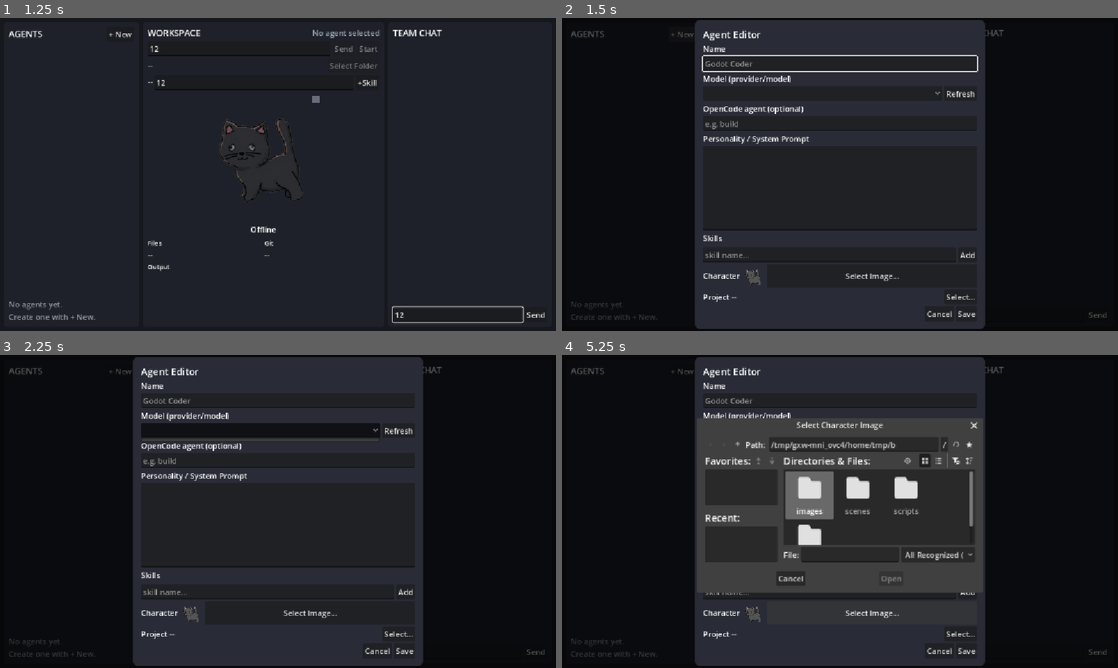
Above: before the commit, frames 1-4 (two rows, left to right).
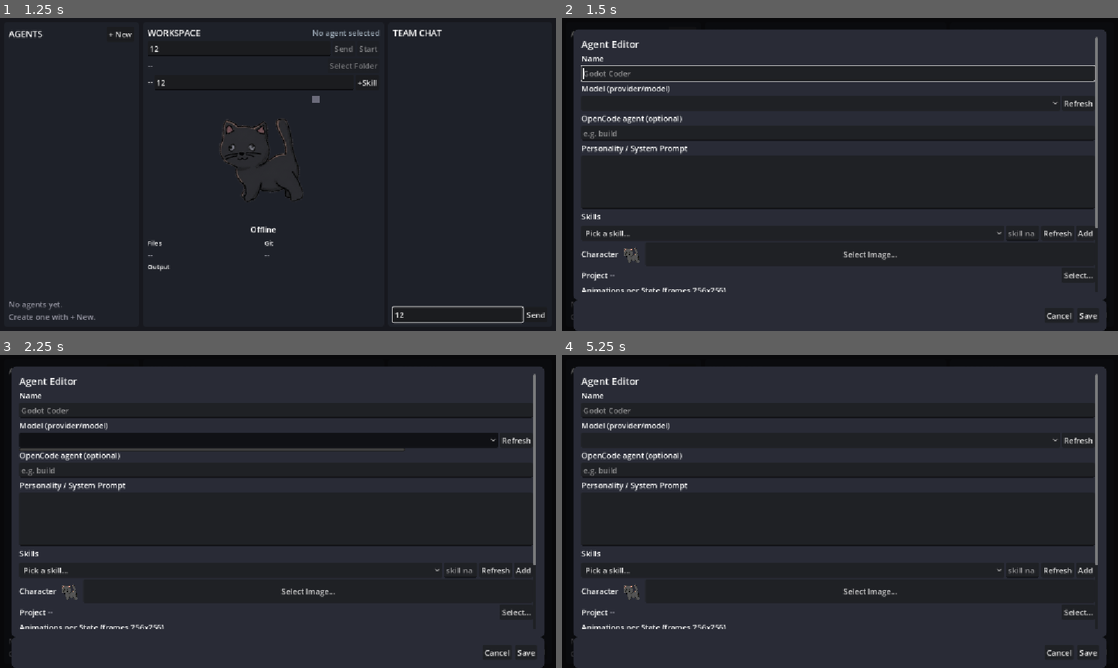
Above: after the commit, the same moments.

Repository: geraldb1996/my-agents
Game: Godot game, scene res://scenes/main/main.tscn
Two runs of this game, one before a commit and one after it. Both use one fixed random seed, a clock stepped at 60 frames per second and the inputs below.
Inputs (mouse positions are in pixels of both pictures, inside the frame that each line leads up to; where the layout moved, square brackets give the same spot in the first picture):
- Up to frame 1 (1.25 s): click (239, 49) at 0.52 s; type "12" at 0.6 s; click (255, 83) at 0.75 s; type "12" at 0.83 s; click (455, 315) at 0.98 s; type "12" at 1.07 s
- Up to frame 2 (1.5 s): click "+ New" at 1.25 s
- Up to frame 3 (2.25 s): click (261, 439) [261, 430] at 2 s
- Up to frame 4 (5.25 s): click "Refresh" at 2.75 s; click "Add" at 3.5 s; click (789, 570) at 4.25 s, where only the run after the commit has a clickable "Pick a skill..."; click "Select Image..." at 5 s

Frame 1 is identical in both runs. In frame 2, 30% of the frame differs, in the area x 2-98%, y 0-100%; in frame 3, 32%; in frame 4, 41%.

Commit message:
adding default agent

Diff:
--- a/project.godot
+++ b/project.godot
@@ -20,6 +20,7 @@
 EventBus="*res://scripts/autoload/event_bus.gd"
 ProfileStore="*res://scripts/autoload/profile_store.gd"
 ModelCatalog="*res://scripts/autoload/model_catalog.gd"
+SkillCatalog="*res://scripts/autoload/skill_catalog.gd"
 AgentManager="*res://scripts/autoload/agent_manager.gd"
 
 [display]
--- a/scenes/ui/agent_editor.tscn
+++ b/scenes/ui/agent_editor.tscn
@@ -38,128 +38,139 @@
 
 [node name="Dialog" type="PanelContainer" parent="."]
 layout_mode = 1
-anchors_preset = 8
-anchor_left = 0.5
-anchor_top = 0.5
-anchor_right = 0.5
-anchor_bottom = 0.5
-offset_left = -300.0
-offset_top = -320.0
-offset_right = 300.0
-offset_bottom = 320.0
+anchors_preset = 15
+anchor_right = 1.0
+anchor_bottom = 1.0
+offset_left = 24.0
+offset_top = 24.0
+offset_right = -24.0
+offset_bottom = -64.0
 grow_horizontal = 2
 grow_vertical = 2
 theme_override_styles/panel = SubResource("sb_dialog")
 
-[node name="Form" type="VBoxContainer" parent="Dialog"]
-layout_mode = 2
-
-[node name="Title" type="Label" parent="Dialog/Form"]
+[node name="Scroll" type="ScrollContainer" parent="Dialog"]
+layout_mode = 2
+size_flags_vertical = 3
+
+[node name="Form" type="VBoxContainer" parent="Dialog/Scroll"]
+layout_mode = 2
+size_flags_horizontal = 3
+
+[node name="Title" type="Label" parent="Dialog/Scroll/Form"]
 layout_mode = 2
 theme_override_font_sizes/font_size = 20
 text = "Agent Editor"
 
-[node name="NameLabel" type="Label" parent="Dialog/Form"]
+[node name="NameLabel" type="Label" parent="Dialog/Scroll/Form"]
 layout_mode = 2
 text = "Name"
 
-[node name="NameEdit" type="LineEdit" parent="Dialog/Form"]
+[node name="NameEdit" type="LineEdit" parent="Dialog/Scroll/Form"]
 unique_name_in_owner = true
 layout_mode = 2
 placeholder_text = "Godot Coder"
 
-[node name="ModelLabel" type="Label" parent="Dialog/Form"]
+[node name="ModelLabel" type="Label" parent="Dialog/Scroll/Form"]
 layout_mode = 2
 text = "Model (provider/model)"
 
-[node name="ModelRow" type="HBoxContainer" parent="Dialog/Form"]
-layout_mode = 2
-
-[node name="ModelSelect" type="OptionButton" parent="Dialog/Form/ModelRow"]
-unique_name_in_owner = true
-layout_mode = 2
-size_flags_horizontal = 3
-
-[node name="ModelRefreshButton" type="Button" parent="Dialog/Form/ModelRow"]
+[node name="ModelRow" type="HBoxContainer" parent="Dialog/Scroll/Form"]
+layout_mode = 2
+
+[node name="ModelSelect" type="OptionButton" parent="Dialog/Scroll/Form/ModelRow"]
+unique_name_in_owner = true
+layout_mode = 2
+size_flags_horizontal = 3
+
+[node name="ModelRefreshButton" type="Button" parent="Dialog/Scroll/Form/ModelRow"]
 unique_name_in_owner = true
 layout_mode = 2
 text = "Refresh"
 
-[node name="ModelCustomEdit" type="LineEdit" parent="Dialog/Form"]
+[node name="ModelCustomEdit" type="LineEdit" parent="Dialog/Scroll/Form"]
 unique_name_in_owner = true
 visible = false
 layout_mode = 2
 placeholder_text = "provider/model custom..."
 
-[node name="OpenCodeAgentLabel" type="Label" parent="Dialog/Form"]
+[node name="OpenCodeAgentLabel" type="Label" parent="Dialog/Scroll/Form"]
 layout_mode = 2
 text = "OpenCode agent (optional)"
 
-[node name="OpenCodeAgentEdit" type="LineEdit" parent="Dialog/Form"]
+[node name="OpenCodeAgentEdit" type="LineEdit" parent="Dialog/Scroll/Form"]
 unique_name_in_owner = true
 layout_mode = 2
 placeholder_text = "e.g. build"
 
-[node name="PersonalityLabel" type="Label" parent="Dialog/Form"]
+[node name="PersonalityLabel" type="Label" parent="Dialog/Scroll/Form"]
 layout_mode = 2
 text = "Personality / System Prompt"
 
-[node name="PersonalityEdit" type="TextEdit" parent="Dialog/Form"]
-unique_name_in_owner = true
-custom_minimum_size = Vector2(0, 90)
-layout_mode = 2
-size_flags_vertical = 3
-
-[node name="SkillsLabel" type="Label" parent="Dialog/Form"]
+[node name="PersonalityEdit" type="TextEdit" parent="Dialog/Scroll/Form"]
+unique_name_in_owner = true
+custom_minimum_size = Vector2(0, 110)
+layout_mode = 2
+
+[node name="SkillsLabel" type="Label" parent="Dialog/Scroll/Form"]
 layout_mode = 2
 text = "Skills"
 
-[node name="SkillsBox" type="VBoxContainer" parent="Dialog/Form"]
-unique_name_in_owner = true
-layout_mode = 2
-
-[node name="SkillAddRow" type="HBoxContainer" parent="Dialog/Form"]
-layout_mode = 2
-
-[node name="SkillInput" type="LineEdit" parent="Dialog/Form/SkillAddRow"]
-unique_name_in_owner = true
-layout_mode = 2
-size_flags_horizontal = 3
+[node name="SkillsBox" type="VBoxContainer" parent="Dialog/Scroll/Form"]
+unique_name_in_owner = true
+layout_mode = 2
+
+[node name="SkillAddRow" type="HBoxContainer" parent="Dialog/Scroll/Form"]
+layout_mode = 2
+
+[node name="SkillSelect" type="OptionButton" parent="Dialog/Scroll/Form/SkillAddRow"]
+unique_name_in_owner = true
+layout_mode = 2
+size_flags_horizontal = 3
+
+[node name="SkillInput" type="LineEdit" parent="Dialog/Scroll/Form/SkillAddRow"]
+unique_name_in_owner = true
+layout_mode = 2
 placeholder_text = "skill name..."
 
-[node name="AddSkillButton" type="Button" parent="Dialog/Form/SkillAddRow"]
+[node name="SkillRefreshButton" type="Button" parent="Dialog/Scroll/Form/SkillAddRow"]
+unique_name_in_owner = true
+layout_mode = 2
+text = "Refresh"
+
+[node name="AddSkillButton" type="Button" parent="Dialog/Scroll/Form/SkillAddRow"]
 unique_name_in_owner = true
 layout_mode = 2
 text = "Add"
 
-[node name="CharacterRow" type="HBoxContainer" parent="Dialog/Form"]
-layout_mode = 2
-
-[node name="CharacterLabel" type="Label" parent="Dialog/Form/CharacterRow"]
+[node name="CharacterRow" type="HBoxContainer" parent="Dialog/Scroll/Form"]
+layout_mode = 2
+
+[node name="CharacterLabel" type="Label" parent="Dialog/Scroll/Form/CharacterRow"]
 layout_mode = 2
 text = "Character"
 
-[node name="CharacterPreview" type="TextureRect" parent="Dialog/Form/CharacterRow"]
+[node name="CharacterPreview" type="TextureRect" parent="Dialog/Scroll/Form/CharacterRow"]
 unique_name_in_owner = true
 custom_minimum_size = Vector2(48, 48)
 layout_mode = 2
 expand_mode = 1
 stretch_mode = 6
 
-[node name="CharacterButton" type="Button" parent="Dialog/Form/CharacterRow"]
+[node name="CharacterButton" type="Button" parent="Dialog/Scroll/Form/CharacterRow"]
 unique_name_in_owner = true
 layout_mode = 2
 size_flags_horizontal = 3
 text = "Select Image..."
 
-[node name="ProjectRow" type="HBoxContainer" parent="Dialog/Form"]
-layout_mode = 2
-
-[node name="ProjectLabel2" type="Label" parent="Dialog/Form/ProjectRow"]
+[node name="ProjectRow" type="HBoxContainer" parent="Dialog/Scroll/Form"]
+layout_mode = 2
+
+[node name="ProjectLabel2" type="Label" parent="Dialog/Scroll/Form/ProjectRow"]
 layout_mode = 2
 text = "Project"
 
-[node name="ProjectLabel" type="Label" parent="Dialog/Form/ProjectRow"]
+[node name="ProjectLabel" type="Label" parent="Dialog/Scroll/Form/ProjectRow"]
 unique_name_in_owner = true
 layout_mode = 2
 modulate = Color(0.7, 0.7, 0.75, 1)
@@ -167,21 +178,49 @@
 size_flags_horizontal = 3
 text_overrun_behavior = 3
 
-[node name="ProjectButton" type="Button" parent="Dialog/Form/ProjectRow"]
+[node name="ProjectButton" type="Button" parent="Dialog/Scroll/Form/ProjectRow"]
 unique_name_in_owner = true
 layout_mode = 2
 text = "Select..."
 
-[node name="Actions" type="HBoxContainer" parent="Dialog/Form"]
+[node name="AnimationsLabel" type="Label" parent="Dialog/Scroll/Form"]
+layout_mode = 2
+text = "Animations per State (frames 256x256)"
+
+[node name="AnimScroll" type="ScrollContainer" parent="Dialog/Scroll/Form"]
+custom_minimum_size = Vector2(0, 170)
+layout_mode = 2
+
+[node name="AnimBox" type="VBoxContainer" parent="Dialog/Scroll/Form/AnimScroll"]
+unique_name_in_owner = true
+layout_mode = 2
+size_flags_horizontal = 3
+
+[node name="ActionsBar" type="PanelContainer" parent="."]
+layout_mode = 1
+anchors_preset = 12
+anchor_top = 1.0
+anchor_right = 1.0
+anchor_bottom = 1.0
+offset_left = 24.0
+offset_top = -64.0
+offset_right = -24.0
+offset_bottom = 0.0
+grow_horizontal = 2
+grow_vertical = 0
+theme_override_styles/panel = SubResource("sb_dialog")
+
+[node name="Actions" type="HBoxContainer" parent="ActionsBar"]
 layout_mode = 2
 alignment = 2
-
-[node name="CancelButton" type="Button" parent="Dialog/Form/Actions"]
+theme_override_constants/separation = 8
+
+[node name="CancelButton" type="Button" parent="ActionsBar/Actions"]
 unique_name_in_owner = true
 layout_mode = 2
 text = "Cancel"
 
-[node name="SaveButton" type="Button" parent="Dialog/Form/Actions"]
+[node name="SaveButton" type="Button" parent="ActionsBar/Actions"]
 unique_name_in_owner = true
 layout_mode = 2
 text = "Save"
@@ -198,3 +237,9 @@
 file_mode = 1
 access = 2
 title = "Select Project Folder"
+
+[node name="AnimDialog" type="FileDialog" parent="."]
+unique_name_in_owner = true
+file_mode = 1
+access = 2
+title = "Select Animation Frames Folder"
--- a/scripts/autoload/model_catalog.gd
+++ b/scripts/autoload/model_catalog.gd
@@ -18,12 +18,7 @@
 	if err != OK:
 		push_warning("opencode models failed with error %d" % err)
 		return
-	for raw in output:
-		var m := str(raw).strip_edges()
-		if m.is_empty() or m.find("/") == -1:
-			continue
-		models.append(m)
-	models.sort()
+	_collect_models(output)
 	loaded_once = true
 	models_loaded.emit()
 
@@ -38,11 +33,16 @@
 	models.clear()
 	if err != OK:
 		return
-	for raw in output:
-		var m := str(raw).strip_edges()
-		if m.is_empty() or m.find("/") == -1:
-			continue
-		models.append(m)
-	models.sort()
+	_collect_models(output)
 	loaded_once = true
 	models_loaded.emit()
+
+
+func _collect_models(output: Array) -> void:
+	for raw in output:
+		for part in str(raw).split("\n"):
+			var m := part.strip_edges()
+			if m.is_empty() or m.find("/") == -1:
+				continue
+			models.append(m)
+	models.sort()
--- /dev/null
+++ b/scripts/autoload/skill_catalog.gd
@@ -0,0 +1,31 @@
+extends Node
+
+signal skills_loaded
+
+var skills: Array[String] = []
+var loaded_once: bool = false
+var loading: bool = false
+
+
+func refresh() -> void:
+	if loading:
+		return
+	loading = true
+	skills.clear()
+	_scan_dir(OS.get_environment("HOME").path_join(".config/opencode/skills"))
+	_scan_dir(OS.get_environment("HOME").path_join(".agents/skills"))
+	_scan_dir(ProjectSettings.globalize_path("res://.opencode/skills"))
+	skills.sort()
+	loading = false
+	loaded_once = true
+	skills_loaded.emit()
+
+
+func _scan_dir(path: String) -> void:
+	var dir := DirAccess.open(path)
+	if dir == null:
+		return
+	for entry in dir.get_directories():
+		if FileAccess.file_exists(path.path_join(entry).path_join("SKILL.md")):
+			if not skills.has(entry):
+				skills.append(entry)
--- a/scripts/core/agent_profile.gd
+++ b/scripts/core/agent_profile.gd
@@ -6,12 +6,14 @@
 	"searching", "waiting", "question", "approval", "error", "success", "offline",
 ]
 
+const DEFAULT_CHARACTER := "res://images/agents/agent.png"
+
 @export var id: String = ""
 @export var name: String = "New Agent"
 @export var model: String = ""
 @export_multiline var personality: String = ""
 @export var skills: Array[String] = []
-@export var character: String = "res://images/agent1/agent.png"
+@export var character: String = DEFAULT_CHARACTER
 @export var animations: Dictionary = {}
 @export var opencode_agent: String = ""
 @export var project: String = ""
@@ -66,7 +68,7 @@
 	p.personality = str(data.get("personality", ""))
 	var raw_skills: Array = data.get("skills", [])
 	p.skills.assign(raw_skills)
-	p.character = str(data.get("character", "res://images/agent1/agent.png"))
+	p.character = str(data.get("character", DEFAULT_CHARACTER))
 	p.animations = data.get("animations", {})
 	p.opencode_agent = str(data.get("opencode_agent", ""))
 	p.project = str(data.get("project", ""))
--- a/scripts/ui/agent_editor.gd
+++ b/scripts/ui/agent_editor.gd
@@ -8,14 +8,19 @@
 @onready var personality_edit: TextEdit = %PersonalityEdit
 @onready var skills_box: VBoxContainer = %SkillsBox
 @onready var skill_input: LineEdit = %SkillInput
+@onready var skill_select: OptionButton = %SkillSelect
+@onready var anim_box: VBoxContainer = %AnimBox
+@onready var anim_dialog: FileDialog = %AnimDialog
 @onready var character_preview: TextureRect = %CharacterPreview
 @onready var character_dialog: FileDialog = %CharacterDialog
 @onready var project_label: Label = %ProjectLabel
 @onready var project_dialog: FileDialog = %ProjectDialog
 
 var _editing_id: String = ""
-var _character_path: String = "res://images/agent1/agent.png"
+var _character_path: String = AgentProfile.DEFAULT_CHARACTER
 var _project_path: String = ""
+var _animations: Dictionary = {}
+var _anim_dialog_state: String = ""
 
 
 func _ready() -> void:
@@ -29,12 +34,15 @@
 	%ModelRefreshButton.pressed.connect(_on_refresh_models_pressed)
 	model_select.item_selected.connect(_on_model_item_selected)
 	ModelCatalog.models_loaded.connect(_on_models_loaded)
+	%SkillRefreshButton.pressed.connect(_on_refresh_skills_pressed)
+	skill_select.item_selected.connect(_on_skill_item_selected)
+	SkillCatalog.skills_loaded.connect(_on_skills_loaded)
+	anim_dialog.dir_selected.connect(_on_anim_folder_selected)
 
 
 func open_new() -> void:
 	_editing_id = ""
 	_populate_defaults()
-	_ensure_catalog()
 
 
 func open_profile(profile: AgentProfile) -> void:
@@ -42,12 +50,14 @@
 	name_edit.text = profile.name
 	opencode_agent_edit.text = profile.opencode_agent
 	personality_edit.text = profile.personality
-	_character_path = profile.character if not profile.character.is_empty() else "res://images/agent1/agent.png"
+	_character_path = profile.character if not profile.character.is_empty() else AgentProfile.DEFAULT_CHARACTER
 	_project_path = profile.project
 	_refresh_skills(profile.skills)
+	_animations = profile.animations.duplicate(true)
+	_refresh_animation_rows()
 	_update_character_preview()
 	_update_project_label()
-	_ensure_catalog()
+	_ensure_catalogs()
 	_select_model(profile.model)
 	visible = true
 
@@ -56,21 +66,26 @@
 	name_edit.text = ""
 	opencode_agent_edit.text = ""
 	personality_edit.text = ""
-	_character_path = "res://images/agent1/agent.png"
+	_character_path = AgentProfile.DEFAULT_CHARACTER
 	_project_path = ""
 	_refresh_skills([])
+	_animations = {}
+	_refresh_animation_rows()
 	_update_character_preview()
 	_update_project_label()
 	_select_model("")
 	model_custom_edit.text = ""
 	model_custom_edit.visible = false
+	_ensure_catalogs()
 	visible = true
 	name_edit.grab_focus()
 
 
-func _ensure_catalog() -> void:
+func _ensure_catalogs() -> void:
 	if ModelCatalog.models.is_empty() and not ModelCatalog.loaded_once:
 		ModelCatalog.refresh()
+	if SkillCatalog.skills.is_empty() and not SkillCatalog.loaded_once:
+		SkillCatalog.refresh()
 
 
 func _on_models_loaded() -> void:
@@ -93,6 +108,8 @@
 
 func _select_model(model: String) -> void:
 	model_custom_edit.text = model
+	if model_select.item_count == 0:
+		return
 	if model.is_empty():
 		model_select.select(0)
 		model_custom_edit.visible = false
@@ -151,12 +168,46 @@
 
 
 func _on_add_skill_pressed() -> void:
-	var skill := skill_input.text.strip_edges()
+	var skill := _get_selected_skill()
 	if skill.is_empty():
 		return
 	_add_skill_row(skill)
 	skill_input.clear()
-	skill_input.grab_focus()
+
+
+func _get_selected_skill() -> String:
+	if skill_select.selected <= 0:
+		return skill_input.text.strip_edges()
+	var custom_idx := SkillCatalog.skills.size() + 1
+	if skill_select.selected == custom_idx:
+		return skill_input.text.strip_edges()
+	return skill_select.get_item_text(skill_select.selected)
+
+
+func _on_skill_item_selected(index: int) -> void:
+	var custom_idx := SkillCatalog.skills.size() + 1
+	if index == custom_idx:
+		skill_input.visible = true
+		skill_input.grab_focus()
+		return
+	if index > 0:
+		_add_skill_row(skill_select.get_item_text(index))
+		skill_select.select(0)
+
+
+func _on_refresh_skills_pressed() -> void:
+	SkillCatalog.refresh()
+
+
+func _on_skills_loaded() -> void:
+	var previous := skill_select.selected
+	skill_select.clear()
+	skill_select.add_item("Pick a skill...", 0)
+	for s in SkillCatalog.skills:
+		skill_select.add_item(s)
+	skill_select.add_item("Custom...", -1)
+	if previous > 0:
+		skill_select.select(previous)
 
 
 func _collect_skills() -> Array[String]:
@@ -169,6 +220,96 @@
 				if not text.is_empty() and not skills.has(text):
 					skills.append(text)
 	return skills
+
+
+func _refresh_animation_rows() -> void:
+	for child in anim_box.get_children():
+		child.queue_free()
+	for state in AgentProfile.ANIMATION_STATES:
+		anim_box.add_child(_build_anim_row(state))
+
+
+func _build_anim_row(state: String) -> HBoxContainer:
+	var row := HBoxContainer.new()
+	row.custom_minimum_size = Vector2(0, 30)
+
+	var state_label := Label.new()
+	state_label.text = state
+	state_label.custom_minimum_size = Vector2(90, 0)
+	state_label.mouse_filter = Control.MOUSE_FILTER_IGNORE
+	row.add_child(state_label)
+
+	var fps := SpinBox.new()
+	fps.name = "Fps"
+	fps.min_value = 1.0
+	fps.max_value = 30.0
+	fps.value = 8.0
+	fps.custom_minimum_size = Vector2(52, 0)
+	fps.size_flags_horizontal = Control.SIZE_SHRINK_CENTER
+	fps.value_changed.connect(_on_anim_fps_changed.bind(state))
+	row.add_child(fps)
+
+	var path_label := Label.new()
+	path_label.name = "PathLabel"
+	path_label.text = "placeholder"
+	path_label.modulate = Color(0.6, 0.6, 0.65)
+	path_label.mouse_filter = Control.MOUSE_FILTER_IGNORE
+	path_label.size_flags_horizontal = Control.SIZE_EXPAND_FILL
+	path_label.text_overrun_behavior = TextServer.OVERRUN_TRIM_ELLIPSIS
+	row.add_child(path_label)
+
+	var set_button := Button.new()
+	set_button.name = "SetButton"
+	set_button.text = "Set..."
+	set_button.custom_minimum_size = Vector2(64, 0)
+	set_button.pressed.connect(_on_anim_set_pressed.bind(state))
+	row.add_child(set_button)
+
+	var clear_button := Button.new()
+	clear_button.name = "ClearButton"
+	clear_button.text = "x"
+	clear_button.custom_minimum_size = Vector2(28, 0)
+	clear_button.pressed.connect(_on_anim_clear_pressed.bind(state))
+	row.add_child(clear_button)
+
+	if _animations.has(state):
+		var spec: Dictionary = _animations[state]
+		if spec.has("folder"):
+			path_label.text = str(spec["folder"])
+			fps.value = float(spec.get("fps", 8.0))
+		elif spec.has("frames"):
+			path_label.text = "%d frames" % (spec["frames"] as Array).size()
+			fps.value = float(spec.get("fps", 8.0))
+		elif spec.has("sheet"):
+			path_label.text = str(spec["sheet"])
+			fps.value = float(spec.get("fps", 8.0))
+	return row
+
+
+func _on_anim_set_pressed(state: String) -> void:
+	_anim_dialog_state = state
+	anim_dialog.popup_centered_ratio(0.5)
+
+
+func _on_anim_clear_pressed(state: String) -> void:
+	_animations.erase(state)
+	_refresh_animation_rows()
+
+
+func _on_anim_fps_changed(value: float, state: String) -> void:
+	if not _animations.has(state):
+		return
+	var spec: Dictionary = _animations[state]
+	spec["fps"] = value
+	_animations[state] = spec
+
+
+func _on_anim_folder_selected(path: String) -> void:
+	var state := _anim_dialog_state
+	if state.is_empty():
+		return
+	_animations[state] = {"folder": path, "fps": 8.0}
+	_refresh_animation_rows()
 
 
 func _on_character_selected(path: String) -> void:
@@ -211,6 +352,7 @@
 		profile.skills = _collect_skills()
 		profile.character = _character_path
 		profile.project = _project_path
+		profile.animations = _animations.duplicate(true)
 	else:
 		profile = AgentProfile.new()
 		profile.ensure_id()
@@ -221,6 +363,7 @@
 		profile.skills = _collect_skills()
 		profile.character = _character_path
 		profile.project = _project_path
+		profile.animations = _animations.duplicate(true)
 		profile.created_at = Time.get_unix_time_from_system()
 	ProfileStore.save_profile(profile)
 	EventBus.profile_saved.emit(profile)
--- a/scripts/ui/character_view.gd
+++ b/scripts/ui/character_view.gd
@@ -41,7 +41,7 @@
 	"question": "approval",
 }
 
-const BASE_TEXTURE := "res://images/agent1/agent.png"
+const BASE_TEXTURE := "res://images/agents/agent.png"
 
 @onready var avatar: TextureRect = %Avatar
 @onready var state_label: Label = %StateLabel
@@ -145,6 +145,20 @@
 					list.append(tex)
 			if not list.is_empty():
 				_frames[state] = list
+		elif spec.has("folder"):
+			var folder := str(spec["folder"])
+			var dir := DirAccess.open(folder)
+			if dir != null:
+				var list3: Array[Texture2D] = []
+				var files := dir.get_files()
+				files.sort()
+				for f in files:
+					if f.get_extension().to_lower() in ["png", "jpg", "jpeg", "webp"]:
+						var tex := _load_texture(folder.path_join(f))
+						if tex != null:
+							list3.append(tex)
+				if not list3.is_empty():
+					_frames[state] = list3
 		elif spec.has("sheet"):
 			var sheet := _load_texture(str(spec["sheet"]))
 			if sheet != null:
Binary file removed: images/agent1/CatSPCorrected.png
Renamed: images/agent1/agent.png -> images/agents/agent.png
Not shown, added: images/agents/agent.png.import
Binary file added: images/agents/approval/APPROVAL (2).png
Not shown, added: images/agents/approval/APPROVAL (2).png.import
Binary file added: images/agents/approval/APPROVAL (3).png
Not shown, added: images/agents/approval/APPROVAL (3).png.import
Binary file added: images/agents/approval/APPROVAL (4).png
Not shown, added: images/agents/approval/APPROVAL (4).png.import
Binary file added: images/agents/approval/APPROVAL.png
Not shown, added: images/agents/approval/APPROVAL.png.import
Binary file added: images/agents/approval/agent.png
(and 50 more such lines)
